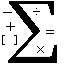
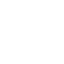
Before/after of a 64 × 64 layered artwork. What changed in the layer stack:
removed layer "Layer copy" over [14, 35, 17, 45]
painted on "Layer" over [2, 1, 57, 63]
hid "Pasted Layer copy" over [2, 1, 60, 63]